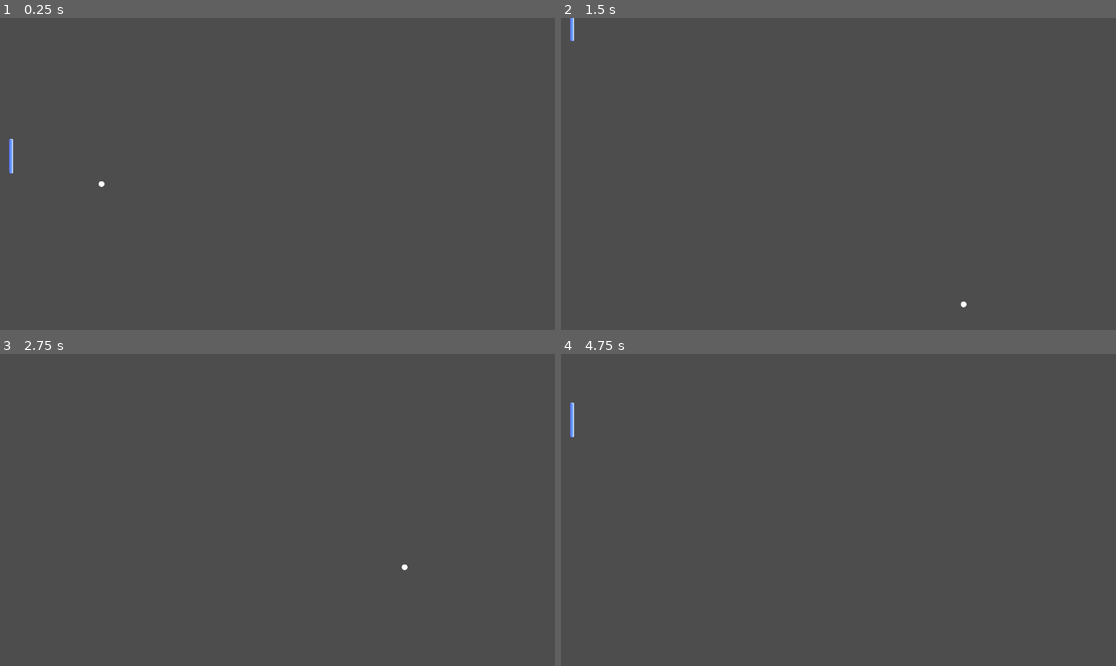
Above: before the commit, frames 1-4 (two rows, left to right).
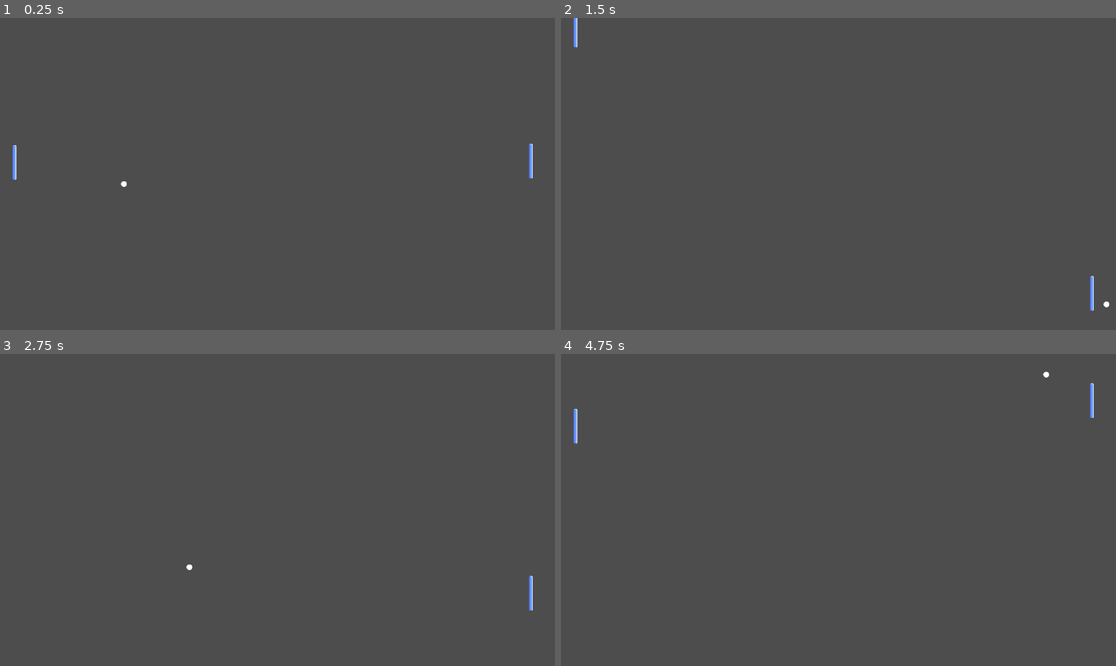
Above: after the commit, the same moments.

Repository: VVabi/GameCollection
Game: Godot game, scene res://main.tscn
Two runs of this game, one before a commit and one after it. Both use one fixed random seed, a clock stepped at 60 frames per second and the inputs below.
Inputs:
- Up to frame 1 (0.25 s): no input
- Up to frame 2 (1.5 s): hold Up (up) 0.53-1.28 s; hold Down (down) from 1.28 s (still down)
- Up to frame 3 (2.75 s): tap Enter at 2 s; release Down (down) at 2.03 s; hold Up (up) from 2.03 s (still down)
- Up to frame 4 (4.75 s): release Up (up) at 3.53 s; hold Down (down) from 3.53 s (still down); tap Space at 4.25 s

The runs differ from the first frame. In frame 1, 0.3% of the frame differs, in the area x 1-96%, y 38-55%; in frame 2, 0.2%; in frame 3, 0.1%; in frame 4, 0.3%.

Commit message:
semi-working pong implementation

Diff:
--- /dev/null
+++ b/pong/ai.gd
@@ -0,0 +1,36 @@
+extends Node2D
+
+var ball_position = Vector2(0, 0)
+
+# Called when the node enters the scene tree for the first time.
+func _ready() -> void:
+	pass # Replace with function body.
+
+var velocity = 500
+var skip_time = 0.1
+var current_skip_time = 0.0
+var frames_skipped = 0
+var sign = 1
+
+# Called every frame. 'delta' is the elapsed time since the previous frame.
+func _process(delta: float) -> void:
+	current_skip_time = current_skip_time + delta
+	if current_skip_time > skip_time:
+		current_skip_time = 0
+
+		var current_height 	= position.y
+		var ball_height 	= ball_position.y
+
+		if current_height < ball_height:
+			sign = 1
+		else:
+			sign = -1
+
+	increment(sign, delta)
+
+func increment(sign, delta):
+	position.y = position.y+sign*delta*velocity
+
+
+func _on_ball_ball_position_notifier(position) -> void:
+	ball_position = position
--- /dev/null
+++ b/pong/ai.tscn
@@ -0,0 +1,9 @@
+[gd_scene format=3 uid="uid://bwkeeilfsxkst"]
+
+[ext_resource type="Script" uid="uid://ssath0gyqbuu" path="res://ai.gd" id="1_3i38e"]
+[ext_resource type="PackedScene" uid="uid://d4j7xe1qi3tfu" path="res://paddle.tscn" id="2_pqbo1"]
+
+[node name="AI" type="Node2D" unique_id=179085778]
+script = ExtResource("1_3i38e")
+
+[node name="Paddle" parent="." unique_id=1045232052 instance=ExtResource("2_pqbo1")]
--- a/pong/ball.gd
+++ b/pong/ball.gd
@@ -1,6 +1,6 @@
 extends RigidBody2D
 
-
+signal ball_position_notifier
 # Called when the node enters the scene tree for the first time.
 func _ready() -> void:
 	pass # Replace with function body.
@@ -8,4 +8,4 @@
 
 # Called every frame. 'delta' is the elapsed time since the previous frame.
 func _process(delta: float) -> void:
-	pass
+	ball_position_notifier.emit(position)
--- a/pong/main.gd
+++ b/pong/main.gd
@@ -1,9 +1,8 @@
 extends Node2D
-
 
 # Called when the node enters the scene tree for the first time.
 func _ready() -> void:
-	$Ball.linear_velocity = Vector2(500, 200)
+	$Ball.linear_velocity = Vector2(700, 200)
 
 
 # Called every frame. 'delta' is the elapsed time since the previous frame.
--- a/pong/main.tscn
+++ b/pong/main.tscn
@@ -3,7 +3,9 @@
 [ext_resource type="Script" uid="uid://diak504hkmkmd" path="res://main.gd" id="1_h2yge"]
 [ext_resource type="PackedScene" uid="uid://de78u6sepvyir" path="res://ball.tscn" id="1_ig7tw"]
 [ext_resource type="PackedScene" uid="uid://buh7diarn0uee" path="res://wall.tscn" id="2_0xm2m"]
-[ext_resource type="PackedScene" uid="uid://d4j7xe1qi3tfu" path="res://paddle.tscn" id="4_1bvp3"]
+[ext_resource type="PackedScene" uid="uid://bx8j7svrtatrd" path="res://player.tscn" id="4_1bvp3"]
+[ext_resource type="Script" uid="uid://b3l71gsiloi54" path="res://player.gd" id="5_lquwl"]
+[ext_resource type="PackedScene" uid="uid://bwkeeilfsxkst" path="res://ai.tscn" id="6_7mycd"]
 
 [sub_resource type="PhysicsMaterial" id="PhysicsMaterial_ig7tw"]
 friction = 0.0
@@ -13,6 +15,10 @@
 
 [node name="Main" type="Node2D" unique_id=1066868128]
 script = ExtResource("1_h2yge")
+
+[node name="Wall" parent="." unique_id=504729311 instance=ExtResource("2_0xm2m")]
+position = Vector2(0, 313)
+rotation = -1.5707964
 
 [node name="Ball" parent="." unique_id=951747776 instance=ExtResource("1_ig7tw")]
 position = Vector2(94, 298)
@@ -24,11 +30,18 @@
 physics_material_override = SubResource("PhysicsMaterial_0xm2m")
 
 [node name="WallTop" parent="." unique_id=1978523263 instance=ExtResource("2_0xm2m")]
+position = Vector2(-4, 0)
 
-[node name="WallRight" parent="." unique_id=504729311 instance=ExtResource("2_0xm2m")]
-position = Vector2(1153, 267)
+[node name="Player" parent="." unique_id=1526061002 instance=ExtResource("4_1bvp3")]
+position = Vector2(30, 300)
+script = ExtResource("5_lquwl")
+
+[node name="AI" parent="." unique_id=179085778 instance=ExtResource("6_7mycd")]
+position = Vector2(1102, 289)
 rotation = 1.5707964
 
-[node name="Paddle" parent="." unique_id=519173362 instance=ExtResource("4_1bvp3")]
-position = Vector2(23, 287)
+[node name="Wall2" parent="." unique_id=1069931124 instance=ExtResource("2_0xm2m")]
+position = Vector2(1156, 286)
 rotation = 1.5707964
+
+[connection signal="ball_position_notifier" from="Ball" to="AI" method="_on_ball_ball_position_notifier"]
--- a/pong/paddle.gd
+++ b/pong/paddle.gd
@@ -5,11 +5,6 @@
 func _ready() -> void:
 	pass # Replace with function body.
 
-
 # Called every frame. 'delta' is the elapsed time since the previous frame.
 func _process(delta: float) -> void:
-	var velocity = 500
-	if Input.is_action_pressed("up"):
-		position.y = position.y-delta*velocity
-	elif Input.is_action_pressed("down"):
-		position.y = position.y+delta*velocity
+	pass
--- a/pong/paddle.tscn
+++ b/pong/paddle.tscn
@@ -7,7 +7,7 @@
 radius = 4.0
 height = 74.0
 
-[node name="StaticBody2D" type="StaticBody2D" unique_id=1045232052]
+[node name="Paddle" type="StaticBody2D" unique_id=1045232052]
 script = ExtResource("1_r112f")
 
 [node name="Sprite2D" type="Sprite2D" parent="." unique_id=1327325195]
--- /dev/null
+++ b/pong/player.gd
@@ -0,0 +1,19 @@
+extends Node2D
+
+
+# Called when the node enters the scene tree for the first time.
+func _ready() -> void:
+	pass # Replace with function body.
+
+
+var velocity = 500
+# Called every frame. 'delta' is the elapsed time since the previous frame.
+func _process(delta: float) -> void:
+	var velocity = 500
+	if Input.is_action_pressed("up"):
+		increment(-1, delta)
+	elif Input.is_action_pressed("down"):
+		increment(1, delta)
+
+func increment(sign, delta):
+	position.y = position.y+sign*delta*velocity
--- /dev/null
+++ b/pong/player.tscn
@@ -0,0 +1,8 @@
+[gd_scene format=3 uid="uid://bx8j7svrtatrd"]
+
+[ext_resource type="PackedScene" uid="uid://d4j7xe1qi3tfu" path="res://paddle.tscn" id="1_4flbx"]
+
+[node name="Player" type="Node2D" unique_id=1526061002]
+rotation = 1.5707964
+
+[node name="Paddle" parent="." unique_id=1045232052 instance=ExtResource("1_4flbx")]
Not shown, added: pong/ai.gd.uid
Not shown, added: pong/player.gd.uid
